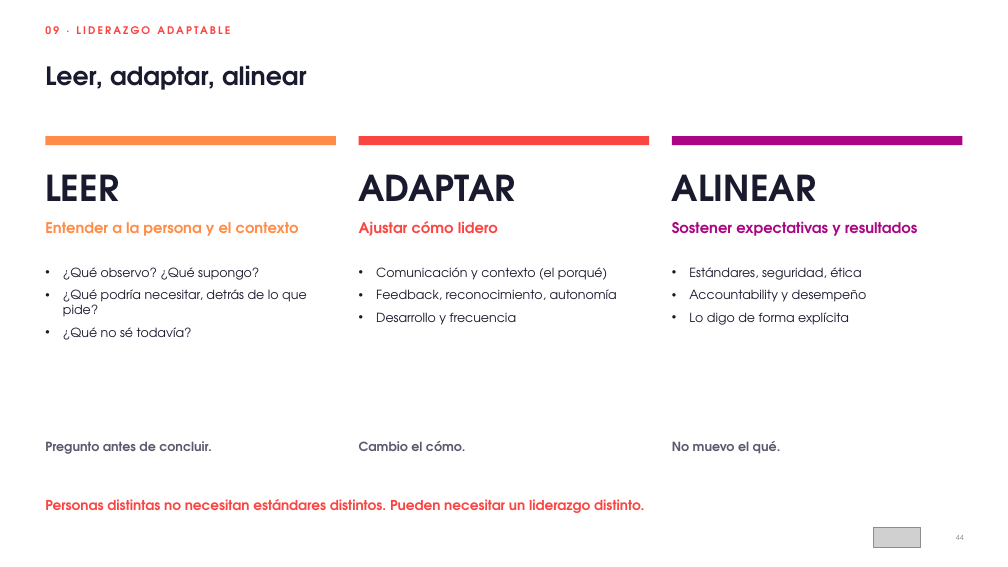
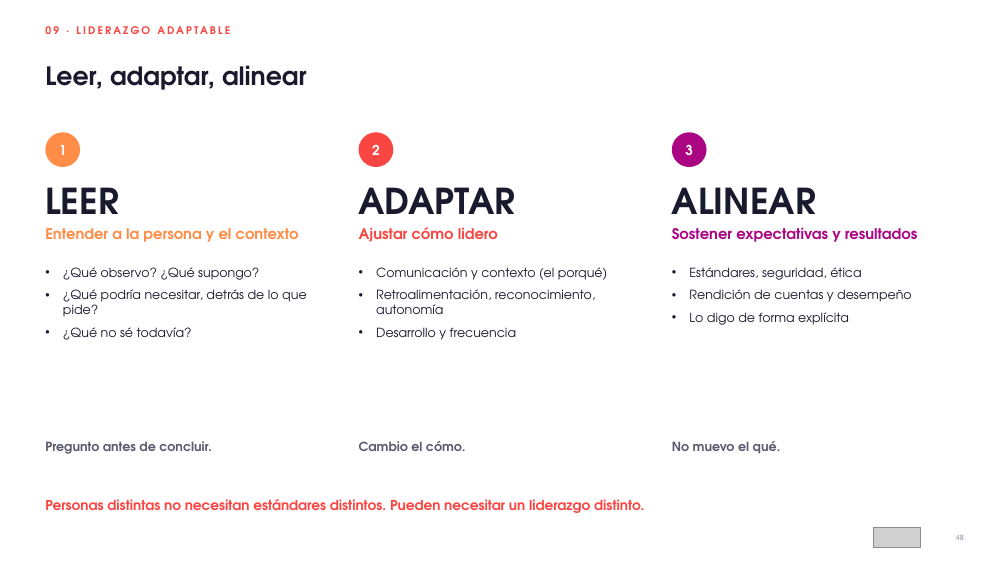
Before and after one commit to HRTrainingDevelopment/Training-and-Development-PROYECTS, a slide deck: slide 48 of workshop-liderazgo-intergeneracional/entregables/01_Deck_Liderar_entre_Generaciones_AMMX_120min.pptx (slide 44 before the commit). Drawn at 1008x567 pixels with LibreOffice and Linux fonts; fonts in the diff are those of the drawing; grey boxes stand for pictures. Boxes give left, top, right and bottom in pixels: in the first picture for what was removed or moved away, otherwise in the second. Text is boxed around its words. In the diff, an @@ line names an element or a change of style, - is before the commit and + after.

```diff
--- a/workshop-liderazgo-intergeneracional/entregables/01_Deck_Liderar_entre_Generaciones_AMMX_120min.pptx
+++ b/workshop-liderazgo-intergeneracional/entregables/01_Deck_Liderar_entre_Generaciones_AMMX_120min.pptx
@@ rectangle removed at [45, 136, 336, 145] @@
@@ ellipse added at [45, 132, 80, 167], fill #FF8C47 @@
@@ text added at [59, 145, 67, 155], 13 pt, text #FFFFFF, bold @@
+1
@@ rectangle removed at [358, 136, 649, 145] @@
@@ ellipse added at [358, 132, 393, 167], fill #FA4642 @@
@@ text added at [372, 145, 380, 155], 13 pt, text #FFFFFF, bold @@
+2
@@ rectangle removed at [672, 136, 963, 145] @@
@@ ellipse added at [672, 132, 707, 167], fill #AA0582 @@
@@ text added at [685, 144, 693, 155], 13 pt, text #FFFFFF, bold @@
+3
@@ text "LEER" rewrapped from [45, 174, 118, 201] to [45, 187, 118, 229] @@
@@ text "ADAPTAR" rewrapped from [359, 174, 516, 201] to [359, 187, 516, 229] @@
@@ text "ALINEAR" rewrapped from [672, 174, 816, 201] to [672, 187, 816, 229] @@
@@ 3 texts: place and size @@
-3 texts at [45, 221, 917, 236]
+3 texts at [45, 227, 917, 242]
@@ text at [376, 289, 595, 314]: text changed @@
-• Feedback, reconocimiento, autonomía
+• Retroalimentación, reconocimiento, autonomía
@@ text at [689, 289, 912, 302]: text changed @@
-• Accountability y desempeño
+• Rendición de cuentas y desempeño
```
Also in this commit, not shown: 52 other slides changed, 5 slides added, 52 other files.
